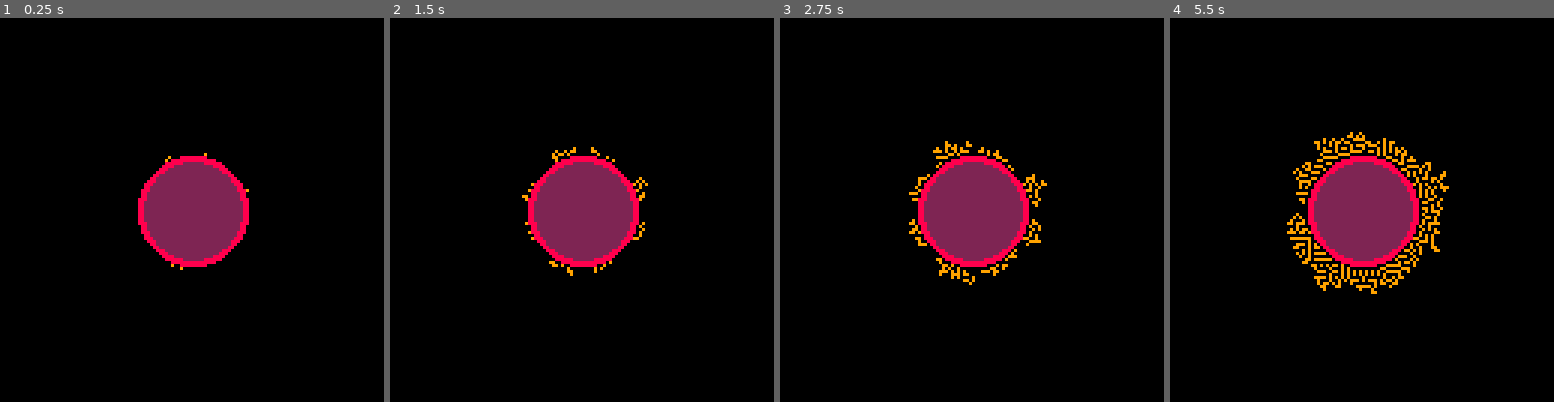
Above: before the commit, frames 1-4 (left to right).
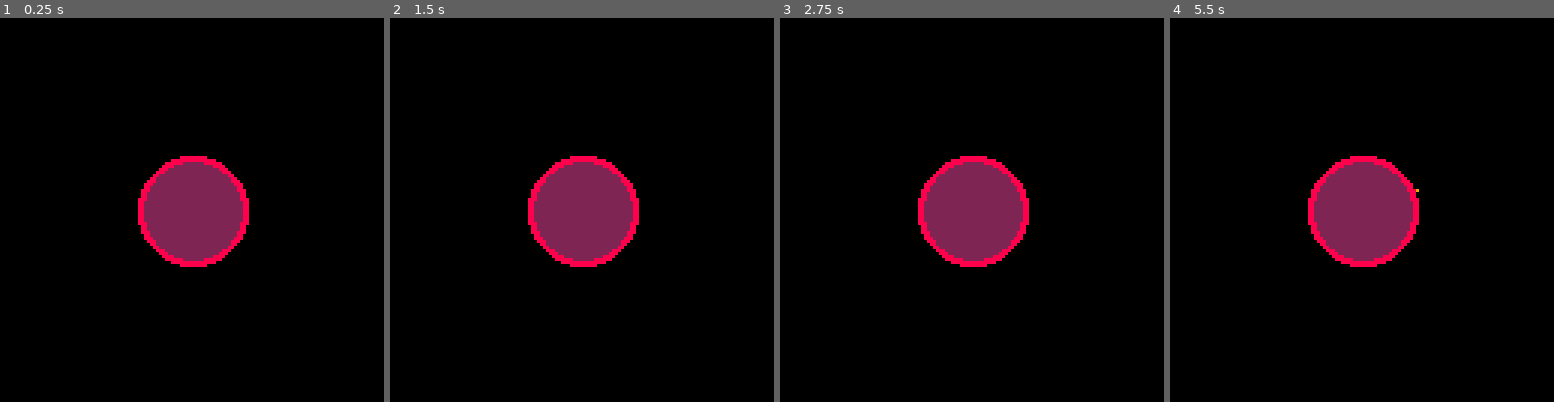
Above: after the commit, the same moments.

Repository: juanalonso/pico8-workshop
Game: PICO-8 cartridge example_5.p8
Two runs of this game, one before a commit and one after it. Both use one fixed random seed, a clock stepped at 60 frames per second and the inputs below.
Inputs:
- Up to frame 1 (0.25 s): no input
- Up to frame 2 (1.5 s): no input
- Up to frame 3 (2.75 s): no input
- Up to frame 4 (5.5 s): no input

The runs differ from the first frame. In frame 1, less than 0.1% of the frame differs, in the area x 42-65%, y 35-66%; in frame 2, 0.4%; in frame 3, 1.0%; in frame 4, 2.6%, in the area x 30-73%, y 29-72%.

Commit message:
Pieles per frame adjustment

Diff:
--- a/example_5.p8
+++ b/example_5.p8
@@ -15,7 +15,8 @@
   circfill(64,64,18,8)
   circfill(64,64,16,2)
 
-		for f=1,2000 do
+  --2
+		--for f=1,2000 do
 		  x = flr(rnd(126))+1
 		  y = flr(rnd(126))+1
 
@@ -38,7 +39,7 @@
 				-- ==1,9 >=3,0
 				-- ==2,9 >=5,0
 
-		end
+		--end
 
 end
 
